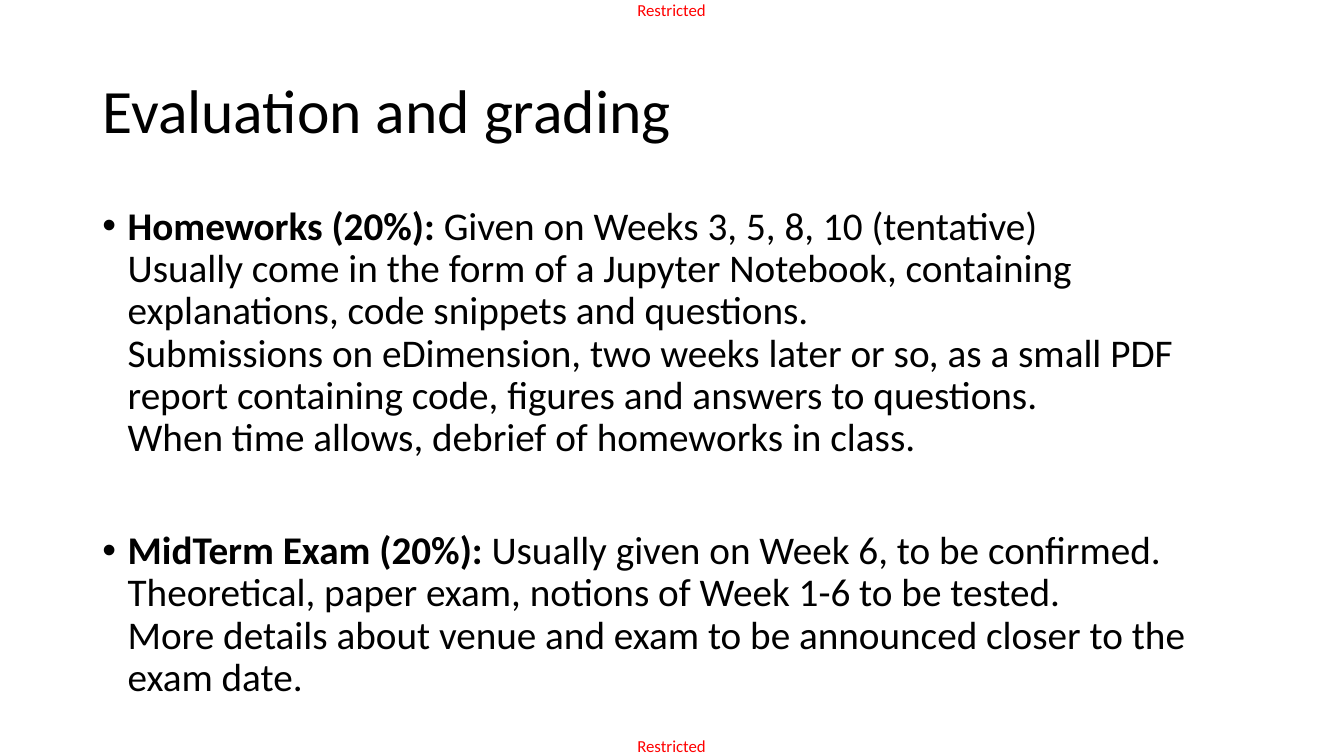
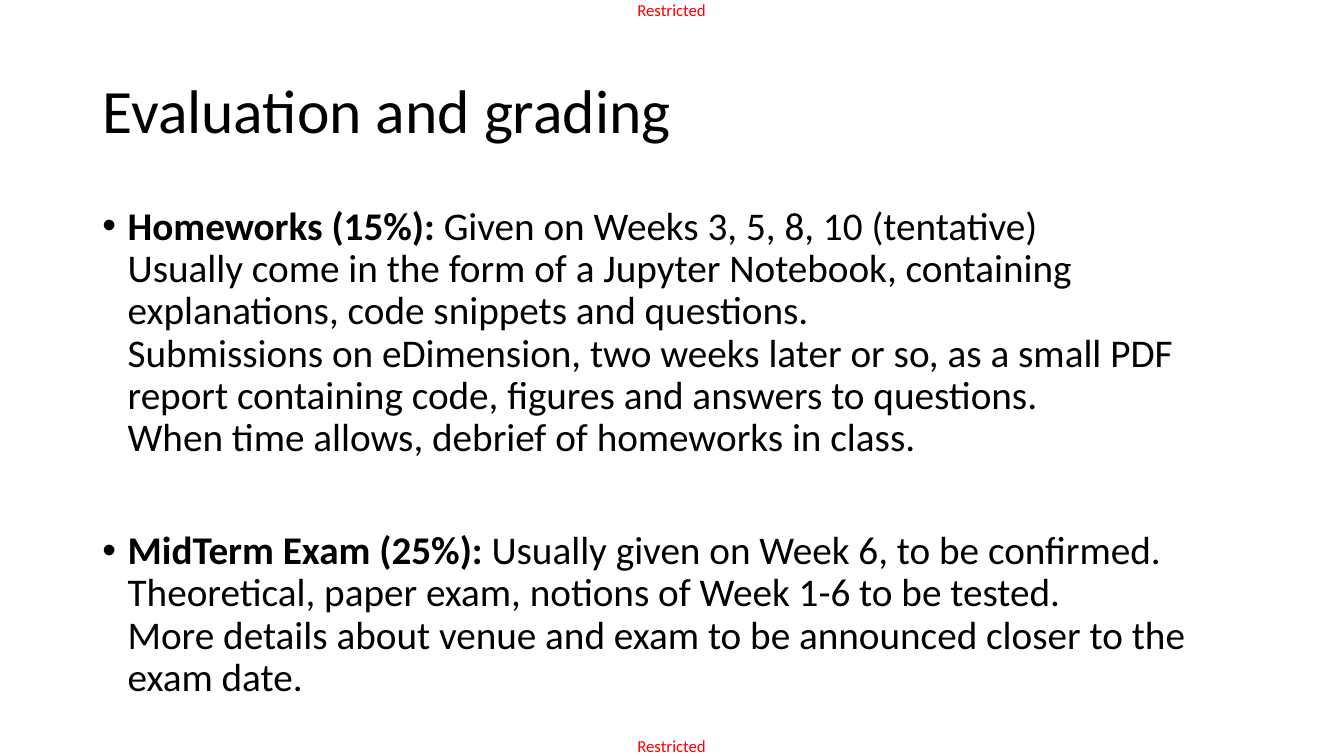
Before and after one commit to matthieudemari/SUTD_DL_50_039, a slide deck: slide 18 of W1/1. W1S1 final/W1S1.pptx. Drawn at 1344x756 pixels with LibreOffice and Linux fonts; fonts in the diff are those of the drawing. Boxes give left, top, right and bottom in pixels: in the first picture for what was removed or moved away, otherwise in the second. Text is boxed around its words. In the diff, an @@ line names an element or a change of style, - is before the commit and + after.

```diff
--- a/W1/1. W1S1 final/W1S1.pptx
+++ b/W1/1. W1S1 final/W1S1.pptx
@@ text at bbox=[128, 211, 1185, 692]: text changed @@
-• Homeworks (20%): Given on Weeks 3, 5, 8, 10 (tentative)
-  Usually come in the form of a Jupyter Notebook, containing explanations, code snippets and questions.
-  Submissions on eDimension, two weeks later or so, as a small PDF report containing code, figures and answers to questions.
-  When time allows, debrief of homeworks in class.
-• MidTerm Exam (20%): Usually given on Week 6, to be confirmed.
-  Theoretical, paper exam, notions of Week 1-6 to be tested.
-  More details about venue and exam to be announced closer to the exam date.
+• Homeworks (15%): Given on Weeks 3, 5, 8, 10 (tentative)
+  Usually come in the form of a Jupyter Notebook, containing explanations, code snippets and questions.
+  Submissions on eDimension, two weeks later or so, as a small PDF report containing code, figures and answers to questions.
+  When time allows, debrief of homeworks in class.
+• MidTerm Exam (25%): Usually given on Week 6, to be confirmed.
+  Theoretical, paper exam, notions of Week 1-6 to be tested.
+  More details about venue and exam to be announced closer to the exam date.
```
Also in this commit, not shown: 22 other slides changed, 7 other files.
